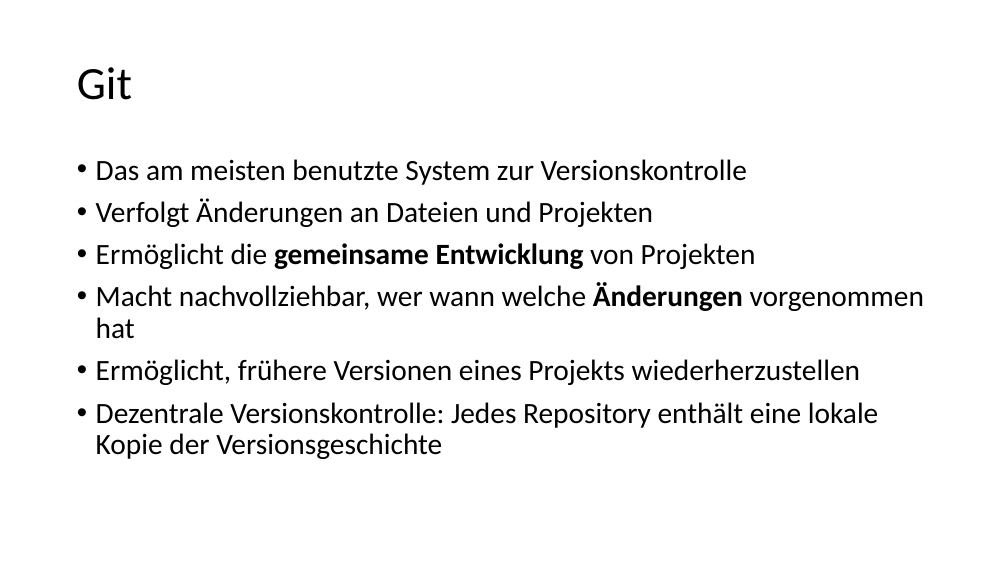
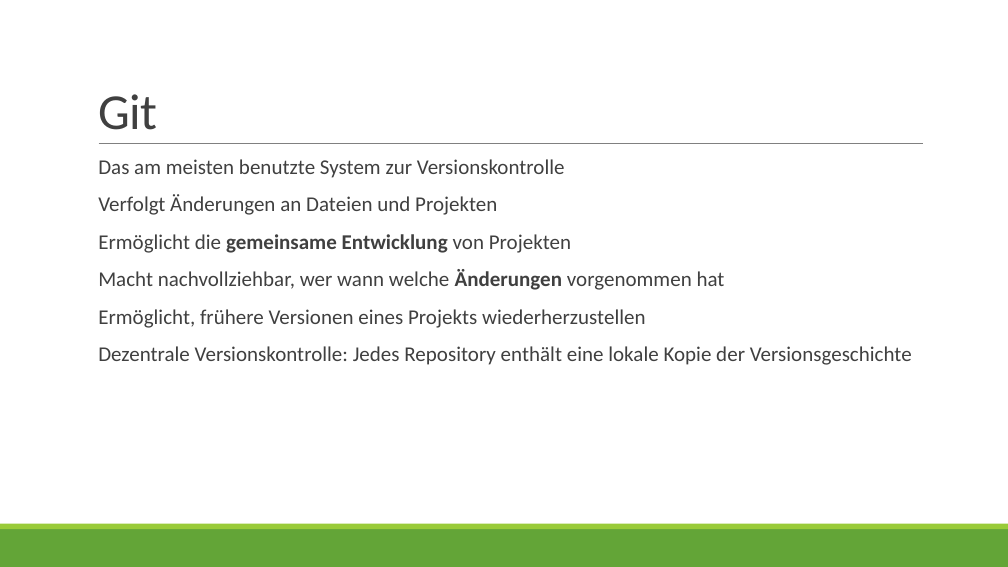
Before and after one commit to yanaa16/github-uebung, a slide deck: slide 2 of Einführung in Git und Github.pptx. Drawn at 1008x567 pixels with LibreOffice and Linux fonts; fonts in the diff are those of the drawing. Boxes give left, top, right and bottom in pixels: in the first picture for what was removed or moved away, otherwise in the second. Text is boxed around its words. In the diff, an @@ line names an element or a change of style, - is before the commit and + after.

```diff
--- a/Einführung in Git und Github.pptx
+++ b/Einführung in Git und Github.pptx
@@ title "Git" moved from (x1=77, y1=67, x2=132, y2=100) to (x1=98, y1=94, x2=157, y2=130) @@
@@ title "Git" at (x1=98, y1=94, x2=157, y2=130): size 44 to 48 pt, text colour #000000 to #404040, letter spacing 0 to -0.5 pt; line spacing 0.9 to 0.85; vertical alignment middle to bottom @@
@@ line added from (99, 144) to (923, 144), #808080 0.5 pt @@
@@ text "Das am meisten benutzte System ..." at (x1=98, y1=159, x2=912, y2=365): size 28 to 20 pt, text colour #000000 to #404040; bullet • to  ; more space between paragraphs @@
@@ rectangle added at (x1=0, y1=529, x2=1008, y2=567), fill #63A537 @@
@@ rectangle added at (x1=0, y1=524, x2=1008, y2=529), fill #99CB38 @@
```
Also in this commit, not shown: 17 other slides changed, 2 other files.
